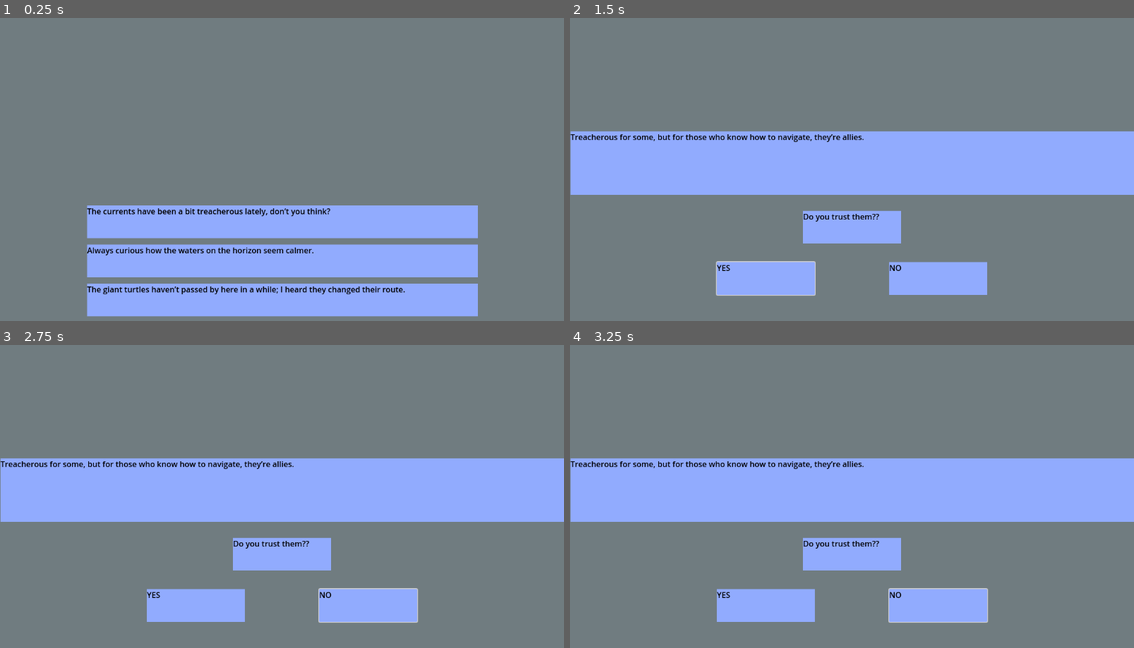
Above: before the commit, frames 1-4 (two rows, left to right).
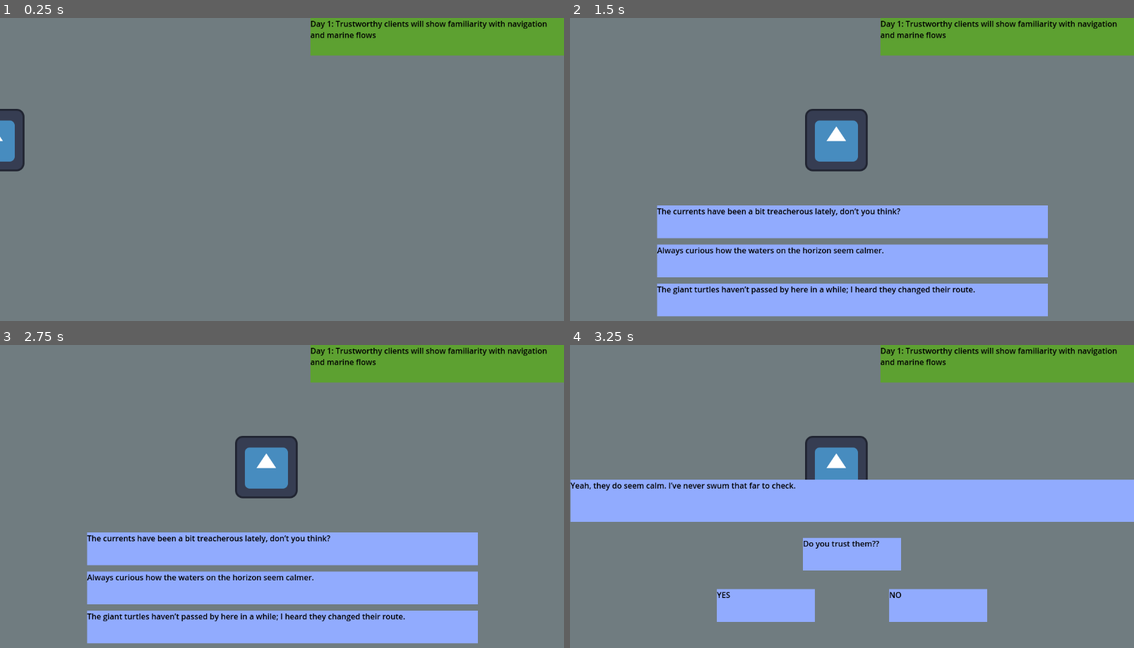
Above: after the commit, the same moments.

Repository: Lugh-o/Mini-Jogo-Secreto
Game: Godot game, scene res://scenes/pearl_shop/pearl_shop.tscn
Two runs of this game, one before a commit and one after it. Both use one fixed random seed, a clock stepped at 60 frames per second and the inputs below. This scene is started directly instead of the project's main scene. The engine's default icon, where the game draws it, is replaced by a stand-in: a white triangle on a blue panel in a dark square.
Inputs (mouse positions are in pixels of both pictures, inside the frame that each line leads up to):
- Up to frame 1 (0.25 s): no input
- Up to frame 2 (1.5 s): click (852, 221) at 0.52 s; click (767, 278) at 1.27 s
- Up to frame 3 (2.75 s): click (366, 605) at 2.02 s
- Up to frame 4 (3.25 s): click (852, 587) at 2.77 s

The runs differ from the first frame. In frame 1, 29% of the frame differs, in the area x 0-100%, y 0-99%; in frame 2, 47%; in frame 3, 47%; in frame 4, 14%.

Commit message:
progresso em pearl_shop

Diff:
--- a/scenes/pearl_cleaning/pearl_cleaning.tscn
+++ b/scenes/pearl_cleaning/pearl_cleaning.tscn
@@ -14,9 +14,6 @@
 
 [sub_resource type="RectangleShape2D" id="RectangleShape2D_vxbem"]
 size = Vector2(492.5, 155)
-
-[sub_resource type="SystemFont" id="SystemFont_kou5f"]
-font_names = PackedStringArray("Impact")
 
 [node name="PearlCleaning" type="Node2D"]
 script = ExtResource("1_28cg8")
@@ -108,11 +105,11 @@
 [node name="Tooltip" type="ColorRect" parent="."]
 offset_left = 54.0
 offset_top = 312.0
-offset_right = 303.0
-offset_bottom = 436.0
+offset_right = 373.0
+offset_bottom = 411.0
 color = Color(0, 0.844973, 0.820462, 1)
 
-[node name="Label" type="Label" parent="Tooltip"]
+[node name="Label" type="RichTextLabel" parent="Tooltip"]
 layout_mode = 1
 anchors_preset = 15
 anchor_right = 1.0
@@ -121,12 +118,9 @@
 grow_vertical = 2
 theme_override_colors/font_outline_color = Color(0, 0, 0, 1)
 theme_override_constants/outline_size = 6
-theme_override_fonts/font = SubResource("SystemFont_kou5f")
-theme_override_font_sizes/font_size = 24
-text = "Clean to pearl to increse its value!"
-horizontal_alignment = 1
-vertical_alignment = 1
-autowrap_mode = 3
+text = "Clean to pearl to increase its value!
+Left click: pick up tool
+Right click: release tool"
 
 [connection signal="button_down" from="Polish/PolishButton" to="." method="_on_polish_button_down"]
 [connection signal="area_entered" from="Polish/Area2D" to="." method="_on_polish_area_entered"]
--- /dev/null
+++ b/scenes/pearl_shop/custumers/template_custumer.tscn
@@ -0,0 +1,8 @@
+[gd_scene load_steps=2 format=3 uid="uid://dke7eqj5vpolu"]
+
+[ext_resource type="Texture2D" uid="uid://cwwbtvnxmgic7" path="res://icon.svg" id="1_llox2"]
+
+[node name="TemplateCustumer" type="Node2D"]
+
+[node name="Custumer" type="Sprite2D" parent="."]
+texture = ExtResource("1_llox2")
--- /dev/null
+++ b/scenes/pearl_shop/dialog/cypher_dialog.json
@@ -0,0 +1,110 @@
+[
+    {
+        "theme": "oceanCurrents",
+        "question": "The currents have been a bit treacherous lately, don’t you think?",
+        "answer": {
+            "trustworthy": "Treacherous for some, but for those who know how to navigate, they’re allies.",
+            "untrustworthy": "Yeah, you can never trust the currents."
+        },
+        "reply": {
+            "trustworthy": "Thanks for trusting us. Navigators like you always find the best treasures!",
+            "untrustworthy": "Sorry, because of the strong currents, we are closing the store for now."
+        }
+    },
+    {
+        "theme": "oceanCurrents",
+        "question": "Always curious how the waters on the horizon seem calmer.",
+        "answer": {
+            "trustworthy": "They only seem calm. Those who know understand it’s where the currents meet.",
+            "untrustworthy": "Yeah, they do seem calm. I’ve never swum that far to check."
+        },
+        "reply": {
+            "trustworthy": "Thank you! With your knowledge, calm horizons hold no mysteries.",
+            "untrustworthy": "Hmm, seems you’ve never been there. Maybe it’s better to stay safe on shore."
+        }
+    },
+    {
+        "theme": "oceanCurrents",
+        "question": "The giant turtles haven’t passed by here in a while; I heard they changed their route.",
+        "answer": {
+            "trustworthy": "They did, but they always leave something for the right contacts.",
+            "untrustworthy": "They changed? That’s strange, I thought they always followed the same route."
+        },
+        "reply": {
+            "trustworthy": "Your insight is appreciated! May the turtles always bring you fortune.",
+            "untrustworthy": "Oh, you don’t seem familiar with their ways. Maybe this isn’t the right place for you."
+        }
+    },
+    {
+        "theme": "rareResources",
+        "question": "I got some golden carps, but no one around here seems interested.",
+        "answer": {
+            "trustworthy": "Maybe it’s because they don’t stand out much, but those who know value them.",
+            "untrustworthy": "Golden carps? I don’t know, I think people prefer more common fish."
+        },
+        "reply": {
+            "trustworthy": "Your appreciation for rare finds is always welcome here. Thank you!",
+            "untrustworthy": "Hmm, if common fish are your thing, perhaps another shop suits you better."
+        }
+    },
+    {
+        "theme": "rareResources",
+        "question": "Some folks are looking for whisper shells, but it’s rare to find a genuine one.",
+        "answer": {
+            "trustworthy": "Rare, but those who listen know the difference.",
+            "untrustworthy": "Oh, whisper shells? I didn’t even know that was a thing."
+        },
+        "reply": {
+            "trustworthy": "Thank you! Only those with keen ears find the true treasures.",
+            "untrustworthy": "If you don’t know about whisper shells, you’re probably in the wrong shop."
+        }
+    },
+    {
+        "theme": "rareResources",
+        "question": "If you’re into something exotic, I’ve heard fire algae are around.",
+        "answer": {
+            "trustworthy": "Interesting. Has a batch come in recently?",
+            "untrustworthy": "Fire algae? Sounds dangerous. Not something I’d look for."
+        },
+        "reply": {
+            "trustworthy": "Grateful to serve a connoisseur of the exotic. Thank you!",
+            "untrustworthy": "Ah, it seems exotic items aren’t your thing. Perhaps try somewhere more... ordinary."
+        }
+    },
+    {
+        "theme": "rumorsAndPlaces",
+        "question": "I heard they’ve been cleaning up the reefs on the west side. A lot of things were taken.",
+        "answer": {
+            "trustworthy": "Yes, but those who know where to look always find what they need.",
+            "untrustworthy": "That’s a shame. I hope they didn’t take too much good stuff."
+        },
+        "reply": {
+            "trustworthy": "Your expertise in seeking hidden treasures never ceases to amaze. Thank you!",
+            "untrustworthy": "If you’re worried about leftovers, maybe it’s best to stay away from the reefs."
+        }
+    },
+    {
+        "theme": "rumorsAndPlaces",
+        "question": "They say the deep-dark bazaar has vanished. Lots of things have disappeared.",
+        "answer": {
+            "trustworthy": "Those who know where to look can still find what they need.",
+            "untrustworthy": "I’ve never been to that bazaar. Sounds kind of sketchy, doesn’t it?"
+        },
+        "reply": {
+            "trustworthy": "Your insight ensures the deep-dark bazaar remains open for those who seek it. Thank you!",
+            "untrustworthy": "If it sounds sketchy to you, maybe you shouldn’t be asking about it."
+        }
+    },
+    {
+        "theme": "rumorsAndPlaces",
+        "question": "Some fish came by looking for small anchors. Not sure why they like them so much.",
+        "answer": {
+            "trustworthy": "Because what holds firm also carries secrets.",
+            "untrustworthy": "Small anchors? I don’t know, maybe it’s just for decoration?"
+        },
+        "reply": {
+            "trustworthy": "Thank you! Your understanding of the value of anchors is appreciated.",
+            "untrustworthy": "If decoration is all you see, perhaps you’re not ready for this conversation."
+        }
+    }
+]
--- a/scenes/pearl_shop/dialog/dialog.json
+++ /dev/null
@@ -1,74 +0,0 @@
-[
-    {
-        "theme": "oceanCurrents",
-        "question": "The currents have been a bit treacherous lately, don’t you think?",
-        "answer": {
-            "trustworthy": "Treacherous for some, but for those who know how to navigate, they’re allies.",
-            "questionable": "Yeah, you can never trust the currents."
-        }
-    },
-    {
-        "theme": "oceanCurrents",
-        "question": "Always curious how the waters on the horizon seem calmer.",
-        "answer": {
-            "trustworthy": "They only seem calm. Those who know understand it’s where the currents meet.",
-            "questionable": "Yeah, they do seem calm. I’ve never swum that far to check."
-        }
-    },
-    {
-        "theme": "oceanCurrents",
-        "question": "The giant turtles haven’t passed by here in a while; I heard they changed their route.",
-        "answer": {
-            "trustworthy": "They did, but they always leave something for the right contacts.",
-            "questionable": "They changed? That’s strange, I thought they always followed the same route."
-        }
-    },
-    {
-        "theme": "rareResources",
-        "question": "I got some golden carps, but no one around here seems interested.",
-        "answer": {
-            "trustworthy": "Maybe it’s because they don’t stand out much, but those who know value them.",
-            "questionable": "Golden carps? I don’t know, I think people prefer more common fish."
-        }
-    },
-    {
-        "theme": "rareResources",
-        "question": "Some folks are looking for whisper shells, but it’s rare to find a genuine one.",
-        "answer": {
-            "trustworthy": "Rare, but those who listen know the difference.",
-            "questionable": "Oh, whisper shells? I didn’t even know that was a thing."
-        }
-    },
-    {
-        "theme": "rareResources",
-        "question": "If you’re into something exotic, I’ve heard fire algae are around.",
-        "answer": {
-            "trustworthy": "Interesting. Has a batch come in recently?",
-            "questionable": "Fire algae? Sounds dangerous. Not something I’d look for."
-        }
-    },
-    {
-        "theme": "rumorsAndPlaces",
-        "question": "I heard they’ve been cleaning up the reefs on the west side. A lot of things were taken.",
-        "answer": {
-            "trustworthy": "Yes, but those who know where to look always find what they need.",
-            "questionable": "That’s a shame. I hope they didn’t take too much good stuff."
-        }
-    },
-    {
-        "theme": "rumorsAndPlaces",
-        "question": "They say the deep-dark bazaar has vanished. Lots of things have disappeared.",
-        "answer": {
-            "trustworthy": "Those who know where to look can still find what they need; it just moved.",
-            "questionable": "I’ve never been to that bazaar. Sounds kind of sketchy, doesn’t it?"
-        }
-    },
-    {
-        "theme": "rumorsAndPlaces",
-        "question": "Some fish came by looking for small anchors. Not sure why they like them so much.",
-        "answer": {
-            "trustworthy": "Because what holds firm also carries secrets.",
-            "questionable": "Small anchors? I don’t know, maybe it’s just for decoration?"
-        }
-    }
-]
--- a/scenes/pearl_shop/pearl_shop.gd
+++ b/scenes/pearl_shop/pearl_shop.gd
@@ -1,10 +1,14 @@
 class_name PearlShop
 extends Node2D
 
-var dialogues = []
-var fitDialogue = []
-var is_trustworthy = true
+var current_dialogue_line = 0
+var cypher_dialogues = []
+var cypher_dialogues_filtered = []
+var is_trustworthy = false
+var current_custumer
+var day = 1
 
+@onready var pearl_shop: PearlShop = $"."
 @onready var dialogue_box: ColorRect = $DialogueBox
 @onready var dialogue_text: RichTextLabel = $DialogueBox/RichTextLabel
 
@@ -13,55 +17,96 @@
 @onready var question_3_text: RichTextLabel = $Questions/QuestionButton3/RichTextLabel
 @onready var questions: Control = $Questions
 @onready var trust: Control = $Trust
+@onready var title_label: RichTextLabel = $Title/TitleLabel
+@onready var template_custumer = preload("res://scenes/pearl_shop/custumers/template_custumer.tscn")
 
 func _ready() -> void:
-	dialogue_box.visible = false
-	trust.visible = false
-
-	var dialogueJson = FileAccess.open("res://scenes/pearl_shop/dialog/dialog.json", FileAccess.READ)
+	var dialogueJson = FileAccess.open("res://scenes/pearl_shop/dialog/cypher_dialog.json", FileAccess.READ)
 
 	if dialogueJson:
-		dialogues = JSON.parse_string(dialogueJson.get_as_text())
+		cypher_dialogues = JSON.parse_string(dialogueJson.get_as_text())
 		dialogueJson.close()
-	start_dialogue_by_day(1)
+
+	start_dialogue_by_day(day)
+	send_next_custumer()
 
 func start_dialogue_by_day(day_number: int) -> void:
-	fitDialogue = []
+	cypher_dialogues_filtered = []
 	var theme
 
 	match day_number:
-		1: theme = "oceanCurrents"
-		2: theme = "rareResources"
-		3: theme = "rumorsAndPlaces"
-	fitDialogue = []
-	for item in dialogues:
+		1:
+			theme = "oceanCurrents"
+			title_label.bbcode_text = "Day 1: Trustworthy clients will show familiarity with navigation and marine flows"
+		2:
+			theme = "rareResources"
+			title_label.bbcode_text = "Day 2: Trustworthy clients will demonstrate knowledge about valuable and hard-to-obtain items."
+		3:
+			theme = "rumorsAndPlaces"
+			title_label.bbcode_text = "Day 3: Trustworthy clients will remain calm and informed about mysterious events and locations."
+
+	for item in cypher_dialogues:
 		if item["theme"] == theme:
-			fitDialogue.push_back(item)
+			cypher_dialogues_filtered.push_back(item)
 
-	question_1_text.bbcode_text = fitDialogue[0]["question"]
-	question_2_text.bbcode_text = fitDialogue[1]["question"]
-	question_3_text.bbcode_text = fitDialogue[2]["question"]
+	question_1_text.bbcode_text = cypher_dialogues_filtered[0]["question"]
+	question_2_text.bbcode_text = cypher_dialogues_filtered[1]["question"]
+	question_3_text.bbcode_text = cypher_dialogues_filtered[2]["question"]
 
 func _on_button_1_down() -> void:
+	current_dialogue_line = 0
 	dialogue_box.visible = true
 	questions.visible = false
 	trust.visible = true
-	dialogue_text.bbcode_text = fitDialogue[0]["answer"]["trustworthy" if is_trustworthy else "questionable"]
+	dialogue_text.bbcode_text = cypher_dialogues_filtered[current_dialogue_line]["answer"]["trustworthy" if is_trustworthy else "untrustworthy"]
 
 func _on_button_2_down() -> void:
+	current_dialogue_line = 1
 	dialogue_box.visible = true
 	questions.visible = false
 	trust.visible = true
-	dialogue_text.bbcode_text = fitDialogue[1]["answer"]["trustworthy" if is_trustworthy else "questionable"]
+	dialogue_text.bbcode_text = cypher_dialogues_filtered[current_dialogue_line]["answer"]["trustworthy" if is_trustworthy else "untrustworthy"]
 
 func _on_button_3_down() -> void:
+	current_dialogue_line = 2
 	dialogue_box.visible = true
 	questions.visible = false
 	trust.visible = true
-	dialogue_text.bbcode_text = fitDialogue[2]["answer"]["trustworthy" if is_trustworthy else "questionable"]
+	dialogue_text.bbcode_text = cypher_dialogues_filtered[current_dialogue_line]["answer"]["trustworthy" if is_trustworthy else "untrustworthy"]
 
 func _on_yes_button_down() -> void:
-	print("yes")
+	if not is_trustworthy: handle_game_over()
+
+	dialogue_text.bbcode_text = cypher_dialogues_filtered[current_dialogue_line]["reply"]["trustworthy" if is_trustworthy else "untrustworthy"]
+	trust.visible = false
+	dismiss_customer()
 
 func _on_no_button_down() -> void:
-	print("no")
+	if is_trustworthy: handle_game_over()
+
+	dialogue_text.bbcode_text = cypher_dialogues_filtered[current_dialogue_line]["reply"]["trustworthy" if is_trustworthy else "untrustworthy"]
+	trust.visible = false
+	dismiss_customer()
+
+func send_next_custumer() -> void:
+	pearl_shop.add_child(template_custumer.instantiate())
+	current_custumer = pearl_shop.get_child(5)
+	current_custumer.position = Vector2(-200, 250)
+
+	var tween = create_tween()
+	tween.tween_property(current_custumer, "position", Vector2(544, 250), 1)
+	await tween.finished
+	dialogue_box.visible = false
+	trust.visible = false
+	questions.visible = true
+
+func dismiss_customer() -> void:
+	var tween = create_tween()
+	tween.tween_property(current_custumer, "position", Vector2(1352, 250), 1)
+	await tween.finished
+	pearl_shop.remove_child(current_custumer)
+	send_next_custumer()
+
+func handle_game_over() -> void:
+	print("game over")
+	get_tree().quit()
--- a/scenes/pearl_shop/pearl_shop.tscn
+++ b/scenes/pearl_shop/pearl_shop.tscn
@@ -1,6 +1,9 @@
-[gd_scene load_steps=7 format=3 uid="uid://b60ut84td1f0e"]
+[gd_scene load_steps=8 format=3 uid="uid://b60ut84td1f0e"]
 
 [ext_resource type="Script" path="res://scenes/pearl_shop/pearl_shop.gd" id="1_u4r7i"]
+
+[sub_resource type="SystemFont" id="SystemFont_ub5nm"]
+font_names = PackedStringArray("Impact")
 
 [sub_resource type="SystemFont" id="SystemFont_jrkqa"]
 font_names = PackedStringArray("Impact")
@@ -30,10 +33,30 @@
 grow_vertical = 2
 color = Color(0.439516, 0.488277, 0.503068, 1)
 
+[node name="Title" type="ColorRect" parent="."]
+z_index = 10
+offset_left = 634.0
+offset_right = 1152.0
+offset_bottom = 77.0
+color = Color(0.366861, 0.629935, 0.192179, 1)
+
+[node name="TitleLabel" type="RichTextLabel" parent="Title"]
+layout_mode = 1
+anchors_preset = 15
+anchor_right = 1.0
+anchor_bottom = 1.0
+offset_right = 1.0
+grow_horizontal = 2
+grow_vertical = 2
+theme_override_colors/default_color = Color(0, 0, 0, 1)
+theme_override_fonts/normal_font = SubResource("SystemFont_ub5nm")
+bbcode_enabled = true
+
 [node name="DialogueBox" type="ColorRect" parent="."]
 visible = false
+z_index = 10
 offset_left = 1.0
-offset_top = 232.0
+offset_top = 276.0
 offset_right = 1153.0
 offset_bottom = 362.0
 color = Color(0.568532, 0.670597, 0.995948, 1)
@@ -53,6 +76,8 @@
 threaded = true
 
 [node name="Questions" type="Control" parent="."]
+visible = false
+z_index = 10
 layout_mode = 3
 anchors_preset = 15
 anchor_right = 1.0
@@ -150,6 +175,7 @@
 
 [node name="Trust" type="Control" parent="."]
 visible = false
+z_index = 10
 layout_mode = 3
 anchors_preset = 0
 offset_right = 40.0
Not shown: 1 places in scenes/pearl_cleaning/pearl_cleaning.tscn that only renumber resources
